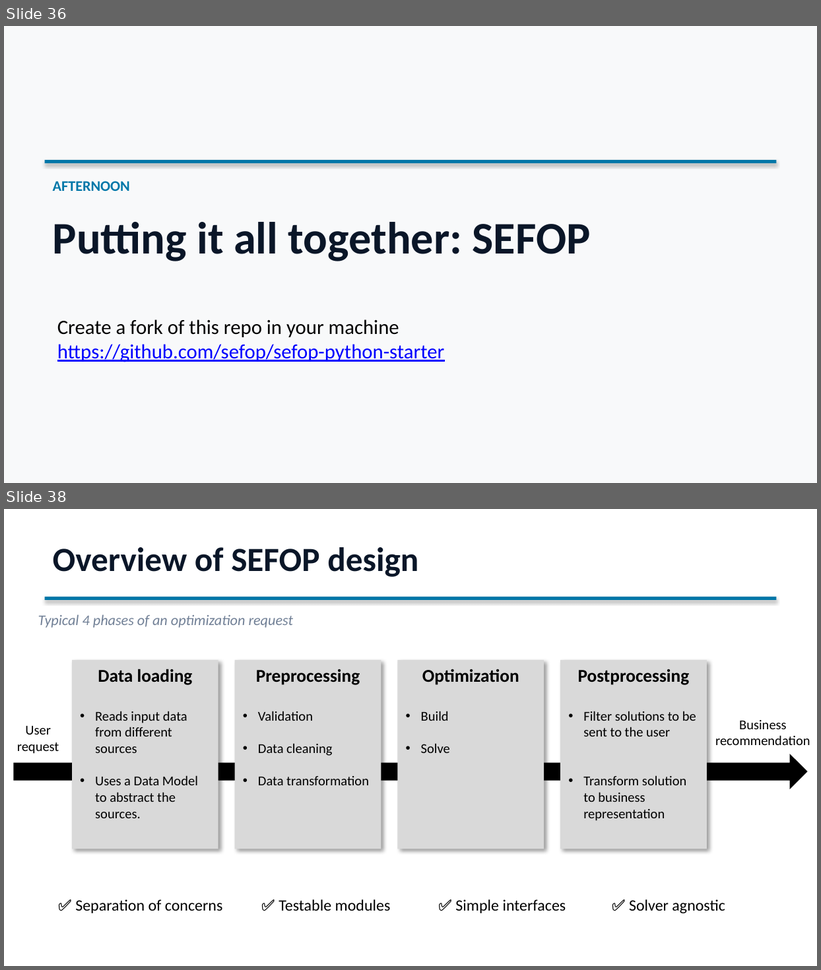
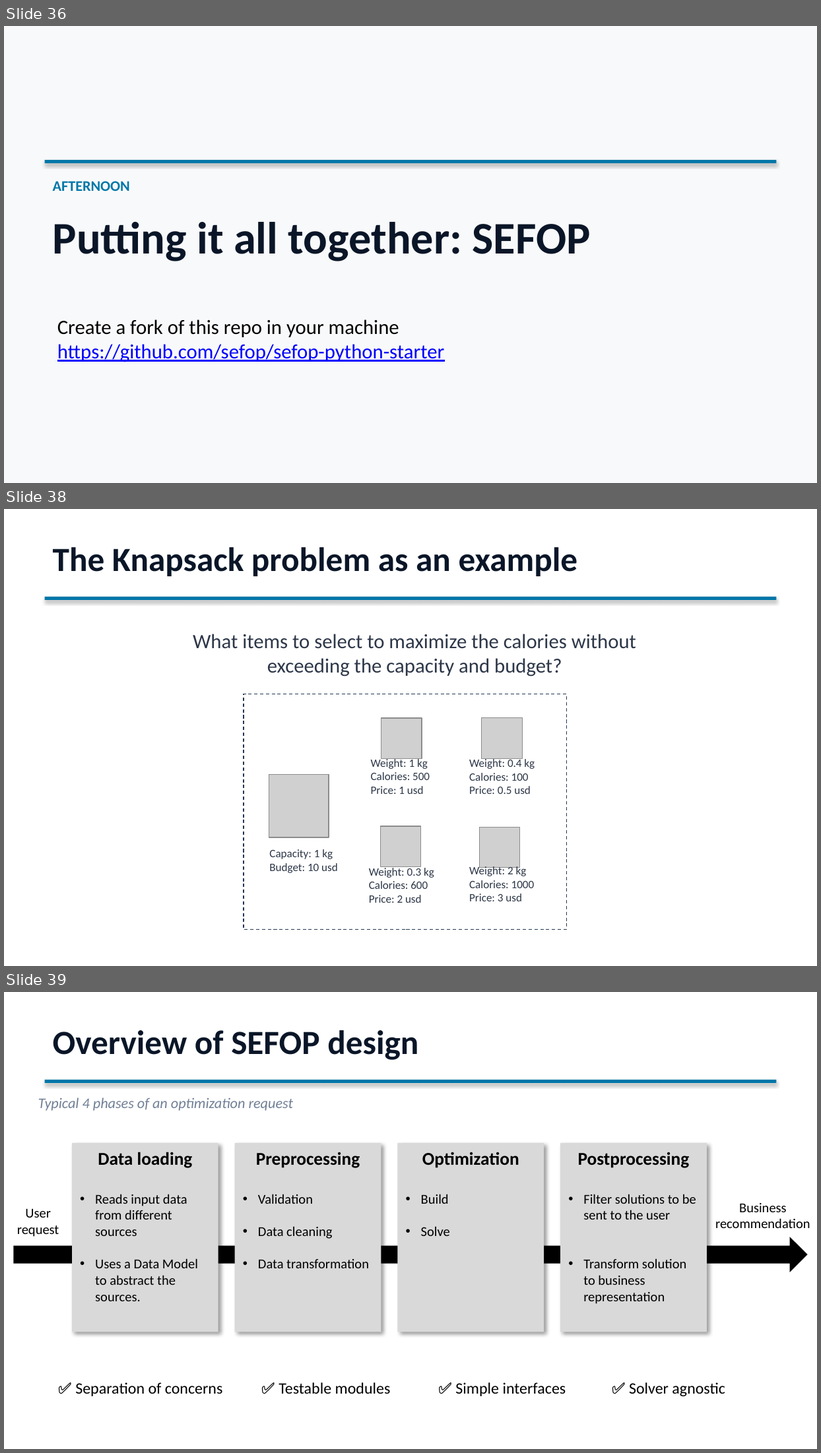
Before and after one commit to sefop/sefop-training-hub, a slide deck: workshops/2026-06-29-purdue/Purdue_Workshop.pptx. Shown one above the other, each under a label of ours: slides 36 and 38 before the commit, slides 36, 38 and 39 after it; the slides between them are not shown. The pictures are 821x970 and 821x1453 pixels, drawn with LibreOffice and Linux fonts; fonts in the diff are those of the drawing; grey boxes stand for pictures. Boxes give left, top, right and bottom in pixels: in the first picture for what was removed or moved away, otherwise in the second. Text is boxed around its words. In the diff, an @@ line names an element or a change of style, - is before the commit and + after.

```diff
--- a/workshops/2026-06-29-purdue/Purdue_Workshop.pptx
+++ b/workshops/2026-06-29-purdue/Purdue_Workshop.pptx
@@ slide 38 added at [4,509,817,966], background #FFFFFF @@
@@ text added at [53,547,578,576], 30 pt, text #0A1628, bold @@
+The Knapsack problem as an example
@@ rectangle added at [45,597,776,600], fill #0077A8 @@
@@ text added at [193,634,636,677], 18 pt, text #2D3748 @@
+What items to select to maximize the calories without exceeding the capacity and budget?
@@ rectangle added at [244,694,567,930], outline #233953 0.75 pt dashed @@
@@ picture added at [382,718,422,758] @@
@@ picture added at [481,718,522,758] @@
@@ text added at [371,758,430,794], 10 pt, text #2D3748 @@
+Weight: 1 kg
+Calories: 500 Price: 1 usd
@@ text added at [469,758,535,794], 10 pt, text #2D3748 @@
+Weight: 0.4 kg
+Calories: 100 Price: 0.5 usd
@@ picture added at [269,775,329,838] @@
@@ picture added at [380,826,421,867] @@
@@ picture added at [480,827,520,867] @@
@@ text added at [269,850,338,873], 10 pt, text #2D3748 @@
+Capacity: 1 kg
+Budget: 10 usd
@@ text added at [369,867,434,903], 10 pt, text #2D3748 @@
+Weight: 0.3 kg
+Calories: 600 Price: 2 usd
@@ text added at [469,865,535,902], 10 pt, text #2D3748 @@
+Weight: 2 kg
+Calories: 1000 Price: 3 usd
@@ what was slide 38 is now slide 39 @@
```
Also in this commit, not shown: 1 slide changed, 6 other slides added, 3 slides removed.
